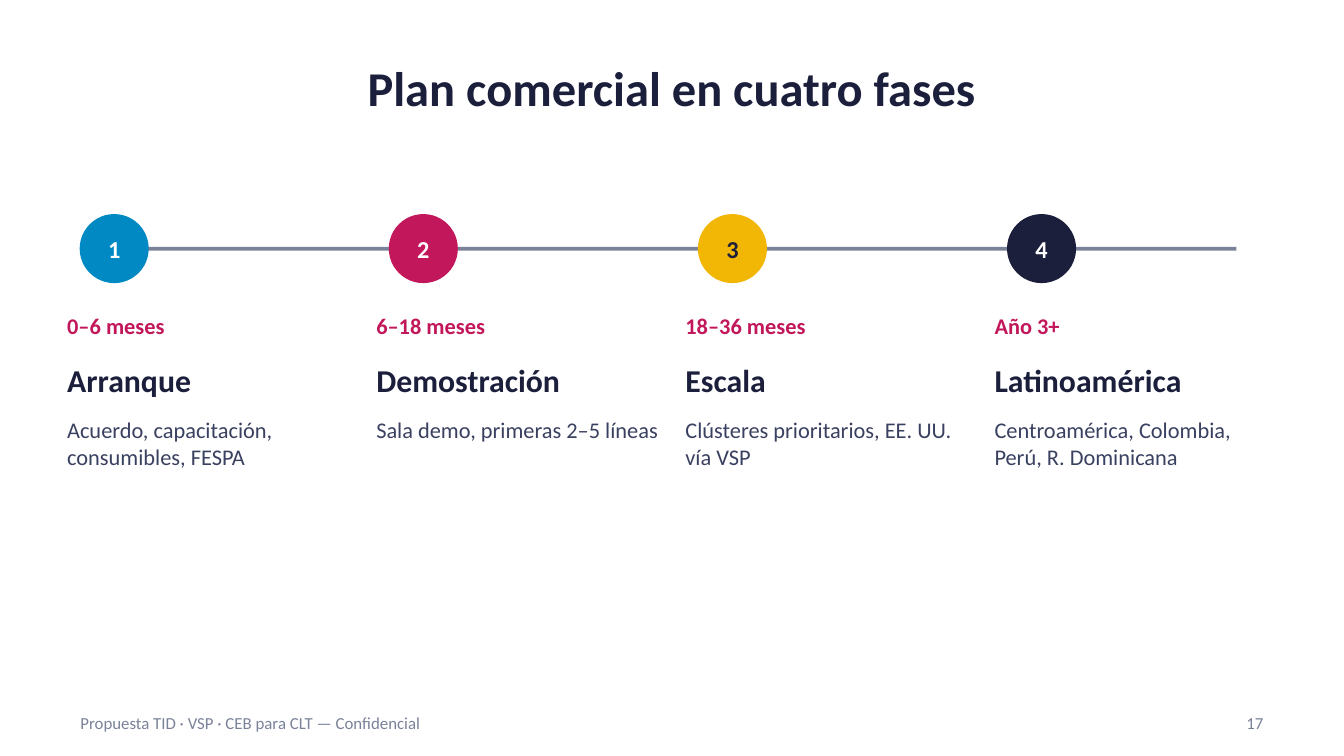
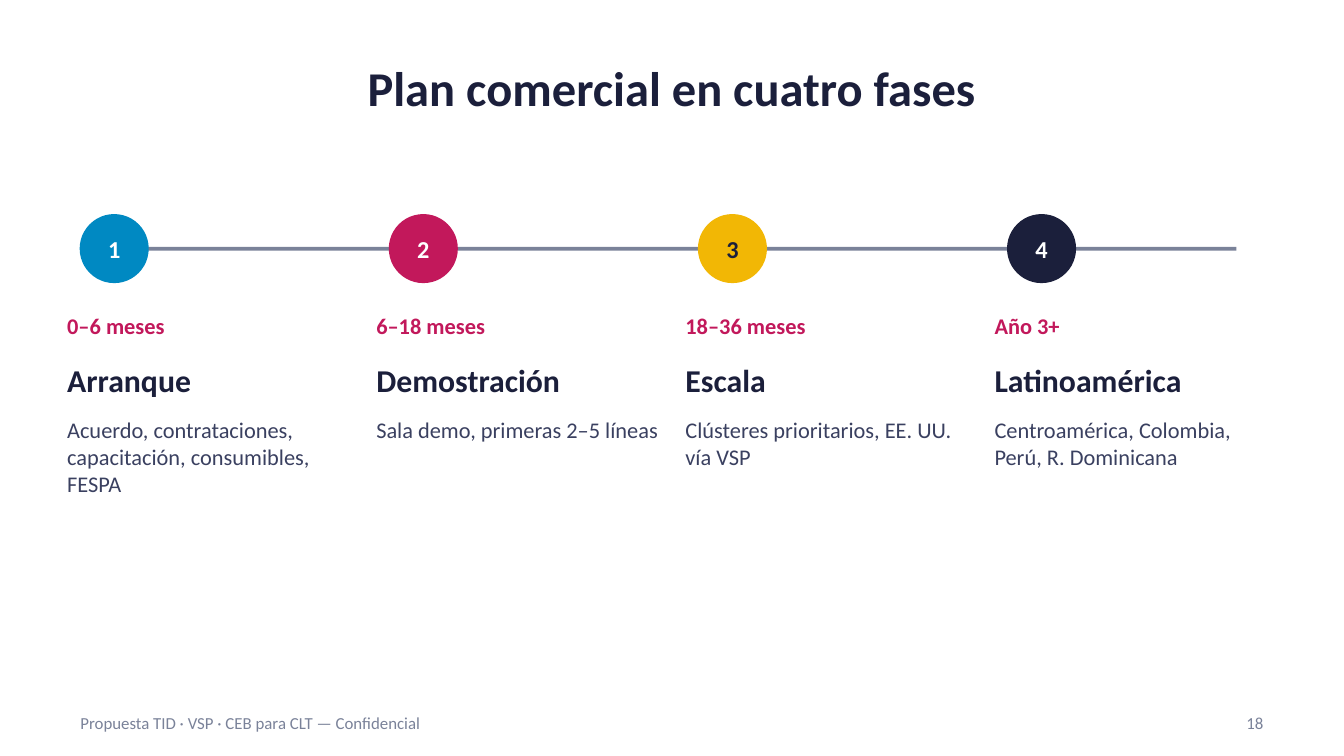
Before and after one commit to carlosmoreno793508/Cosas-Carlos, a slide deck: slide 18 of propuesta-clt/Presentacion_Propuesta_CLT_ES.pptx (slide 17 before the commit). Drawn at 1344x756 pixels with LibreOffice and Linux fonts; fonts in the diff are those of the drawing. Boxes give left, top, right and bottom in pixels: in the first picture for what was removed or moved away, otherwise in the second. Text is boxed around its words. In the diff, an @@ line names an element or a change of style, - is before the commit and + after.

```diff
--- a/propuesta-clt/Presentacion_Propuesta_CLT_ES.pptx
+++ b/propuesta-clt/Presentacion_Propuesta_CLT_ES.pptx
@@ text at (67,422,310,492): text changed @@
-Acuerdo, capacitación, consumibles, FESPA
+Acuerdo, contrataciones, capacitación, consumibles, FESPA
@@ page number at (1246,717,1263,729): text changed @@
-17
+18
```
Also in this commit, not shown: 3 other slides changed, 1 slide added, 7 other files.
